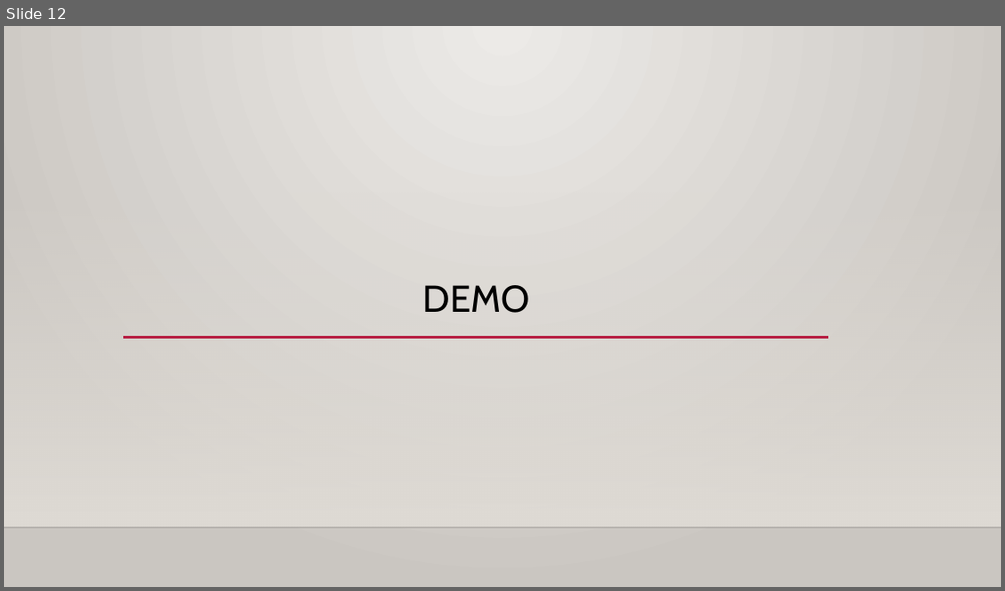
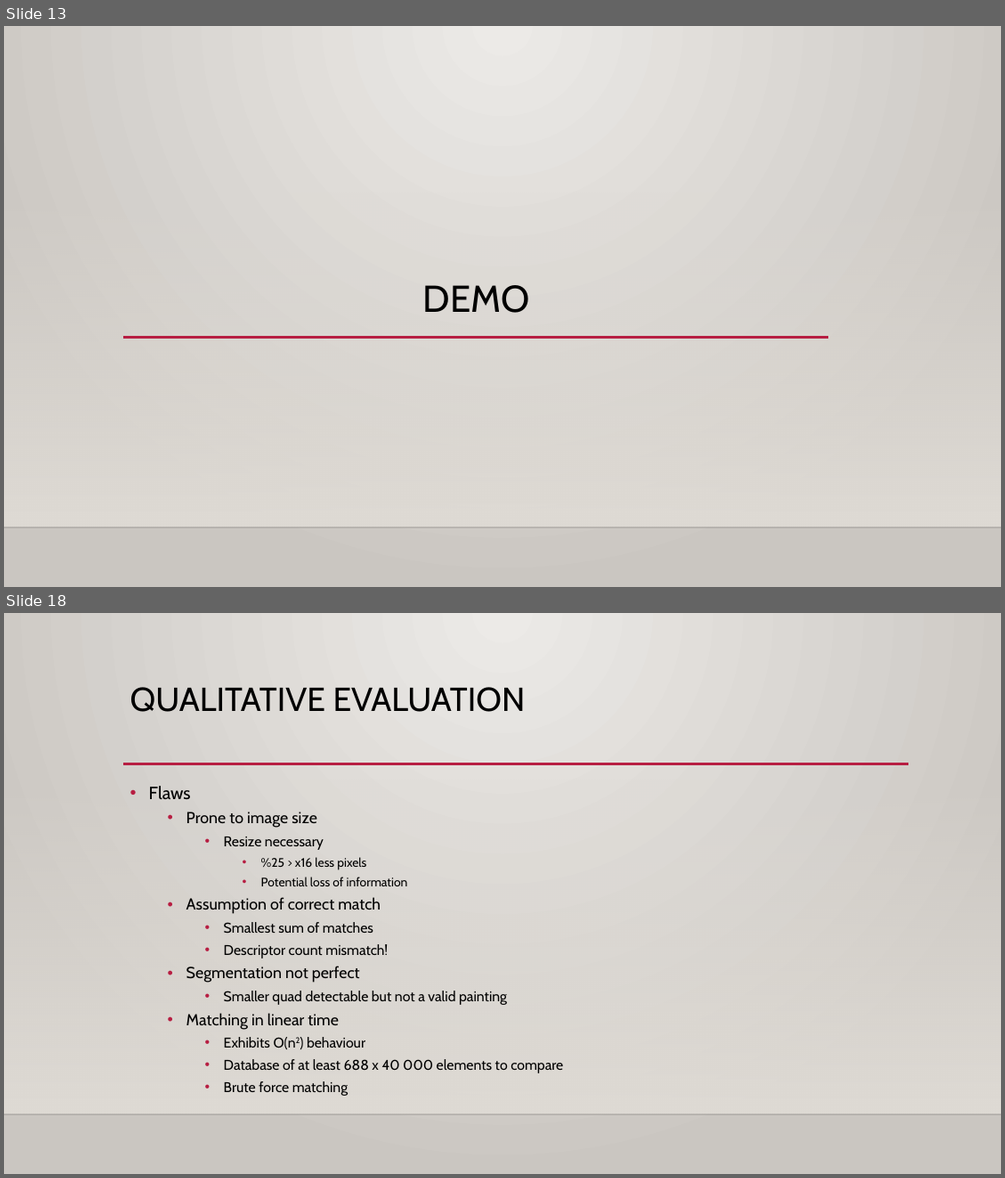
Before and after one commit to timothythiecke/ComputerVisieProject, a slide deck: Presentation/presentation.pptx. Shown one above the other, each under a label of ours: slide 12 before the commit, slides 13 and 18 after it; the slides between them are not shown. The pictures are 1005x591 and 1005x1178 pixels, drawn with LibreOffice and Linux fonts; fonts in the diff are those of the drawing; background and template pictures are left out. Boxes give left, top, right and bottom in pixels: in the first picture for what was removed or moved away, otherwise in the second. Text is boxed around its words. In the diff, an @@ line names an element or a change of style, - is before the commit and + after.

```diff
--- a/Presentation/presentation.pptx
+++ b/Presentation/presentation.pptx
@@ slide 18 added at [4, 613, 1001, 1174], background gradient #ECEAE7 to #CAC7C1; not listed: 2 template elements that a slide beside it also shows @@
@@ title added at [130, 687, 526, 712], 32 pt, text #000000 @@
+QUALITATIVE EVALUATION
@@ line added from (123, 764) to (909, 764), #B71E42 2.5 pt @@
@@ text added at [149, 786, 563, 1095], 13.6 pt, text #000000 @@
+• Flaws
+  • Prone to image size
+    • Resize necessary
+      • %25 > x16 less pixels
+      • Potential loss of information
+  • Assumption of correct match
+    • Smallest sum of matches
+    • Descriptor count mismatch!
+  • Segmentation not perfect
+    • Smaller quad detectable but not a valid painting
+  • Matching in linear time
+    • Exhibits O(n2) behaviour
+    • Database of at least 688 x 40 000 elements to compare
+    • Brute force matching
@@ what was slide 12 is now slide 13 @@
```
Also in this commit, not shown: 4 slides changed, 10 other slides added, 6 slides removed.
